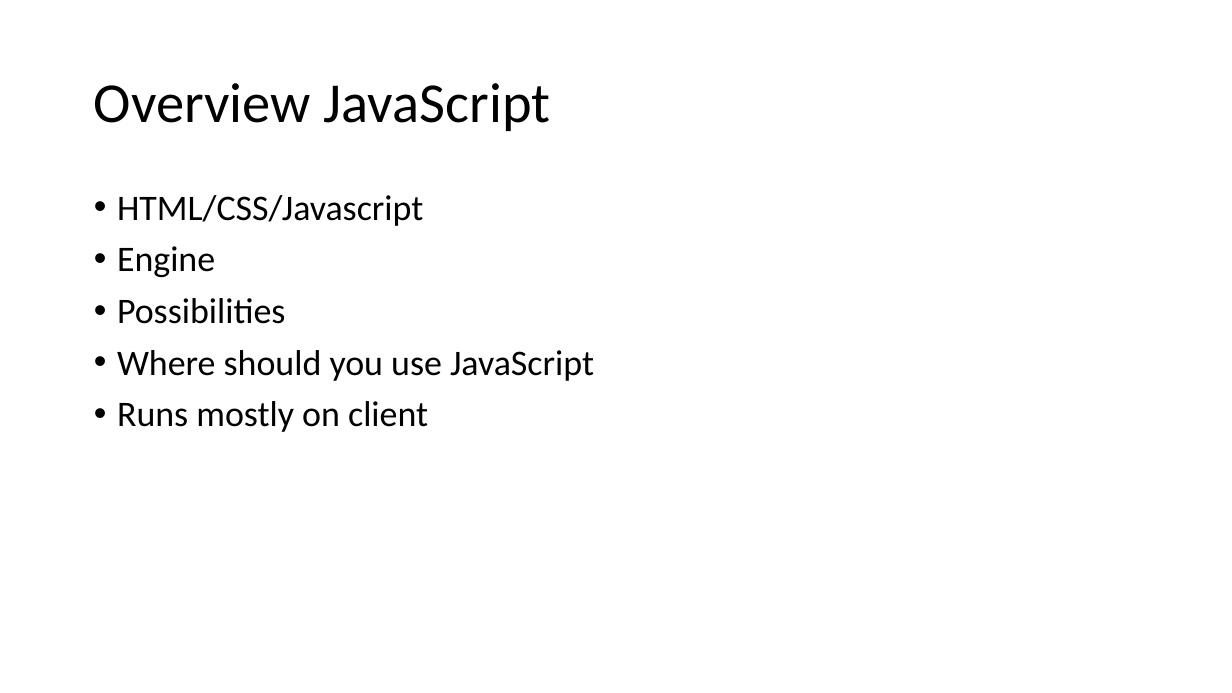
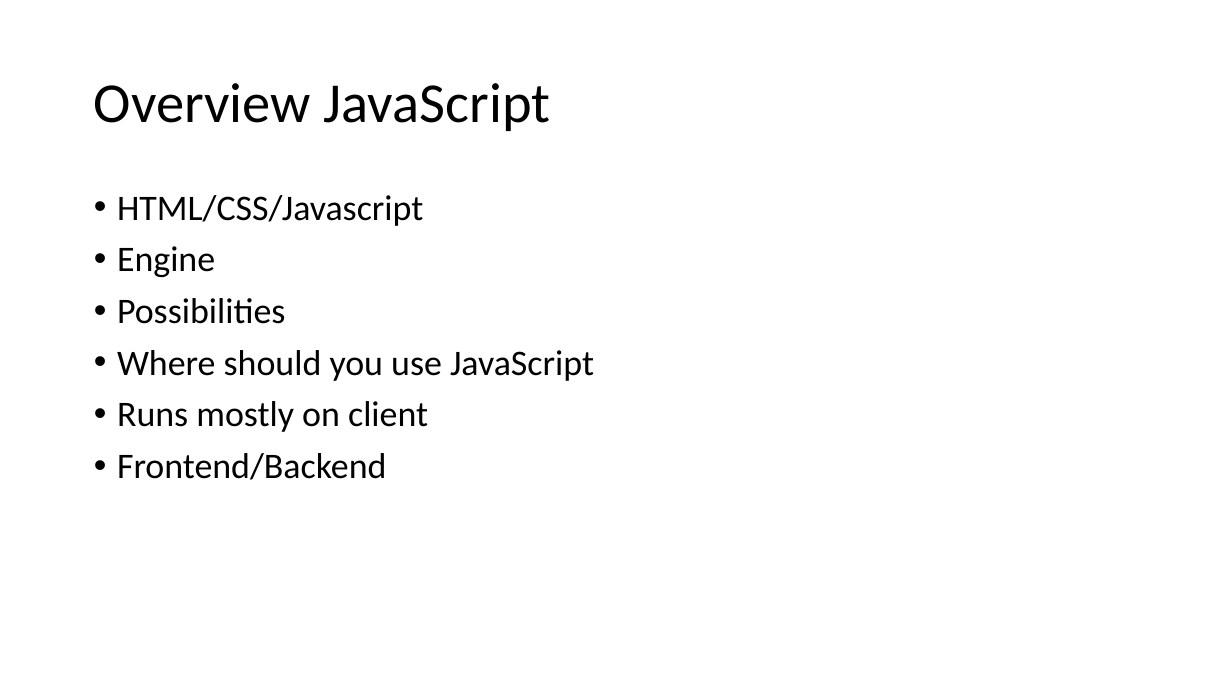
Before and after one commit to JansAkkaunt/JSTraining, a slide deck: slide 2 of JSTrainingj.pptx. Drawn at 1232x693 pixels with LibreOffice and Linux fonts; fonts in the diff are those of the drawing. Boxes give left, top, right and bottom in pixels: in the first picture for what was removed or moved away, otherwise in the second. Text is boxed around its words. In the diff, an @@ line names an element or a change of style, - is before the commit and + after.

```diff
--- a/JSTrainingj.pptx
+++ b/JSTrainingj.pptx
@@ text at box(117, 453, 387, 480): paragraph added @@
+• Frontend/Backend
```
Also in this commit, not shown: 2 other slides changed, 1 other file.
